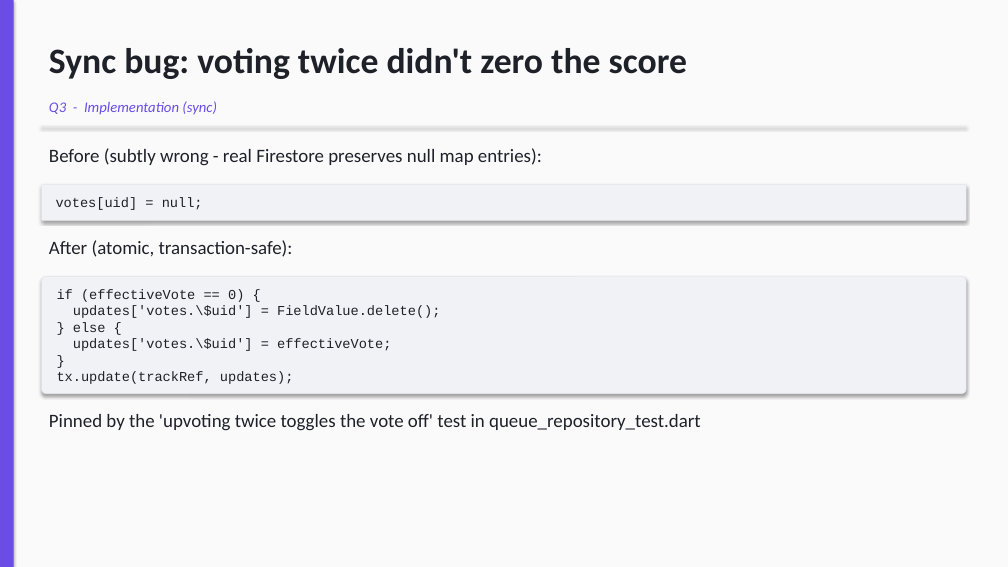
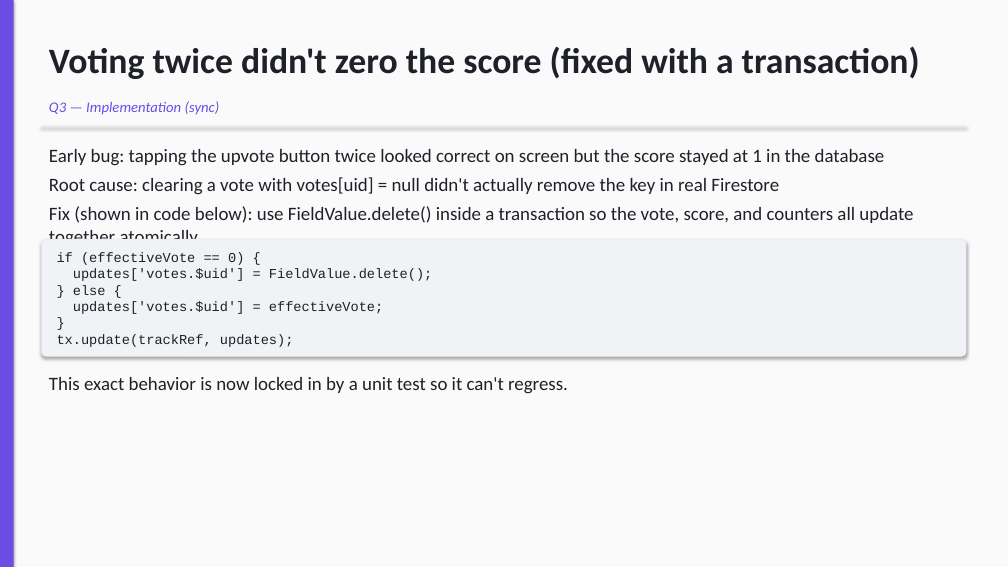
Before and after one commit to Tmaku18/vibzcheck-project2, a slide deck: slide 11 of submission/Vibzcheck_Presentation.pptx. Drawn at 1008x567 pixels with LibreOffice and Linux fonts; fonts in the diff are those of the drawing. Boxes give left, top, right and bottom in pixels: in the first picture for what was removed or moved away, otherwise in the second. Text is boxed around its words. In the diff, an @@ line names an element or a change of style, - is before the commit and + after.

Commit message:
docs(presentation): rewrite all slide text in plain conversational English while keeping important code examples (rules, transaction, index, error mapping)

```diff
--- a/submission/Vibzcheck_Presentation.pptx
+++ b/submission/Vibzcheck_Presentation.pptx
@@ text at (49, 46, 920, 79): text changed @@
-Sync bug: voting twice didn't zero the score
+Voting twice didn't zero the score (fixed with a transaction)
@@ text at (49, 101, 220, 115): text changed @@
-Q3 - Implementation (sync)
+Q3 — Implementation (sync)
@@ text at (49, 149, 913, 239): text changed @@
-Before (subtly wrong - real Firestore preserves null map entries):
+Early bug: tapping the upvote button twice looked correct on screen but the score stayed at 1 in the database
+Root cause: clearing a vote with votes[uid] = null didn't actually remove the key in real Firestore
+Fix (shown in code below): use FieldValue.delete() inside a transaction so the vote, score, and counters all update together atomically
@@ rounded rectangle removed at (42, 185, 966, 220) @@
-votes[uid] = null;
@@ rounded rectangle "if (effectiveVote == 0) {": place and size @@
-rounded rectangle "if (effectiveVote == 0) {" at (42, 277, 966, 394)
+rounded rectangle "if (effectiveVote == 0) {" at (42, 239, 966, 356)
@@ text removed at (49, 240, 293, 257) @@
-After (atomic, transaction-safe):
@@ text in rounded rectangle at (73, 268, 432, 281): text changed @@
-updates['votes.\$uid'] = FieldValue.delete();
+updates['votes.$uid'] = FieldValue.delete();
@@ text in rounded rectangle at (73, 301, 383, 314): text changed @@
-updates['votes.\$uid'] = effectiveVote;
+updates['votes.$uid'] = effectiveVote;
@@ text added at (49, 377, 568, 394), 18 pt, text #1F2129 @@
+This exact behavior is now locked in by a unit test so it can't regress.
@@ text removed at (49, 414, 701, 431) @@
-Pinned by the 'upvoting twice toggles the vote off' test in queue_repository_test.dart
```
Also in this commit, not shown: 10 other slides changed, 6 slides added, 6 slides removed, 1 other file.
